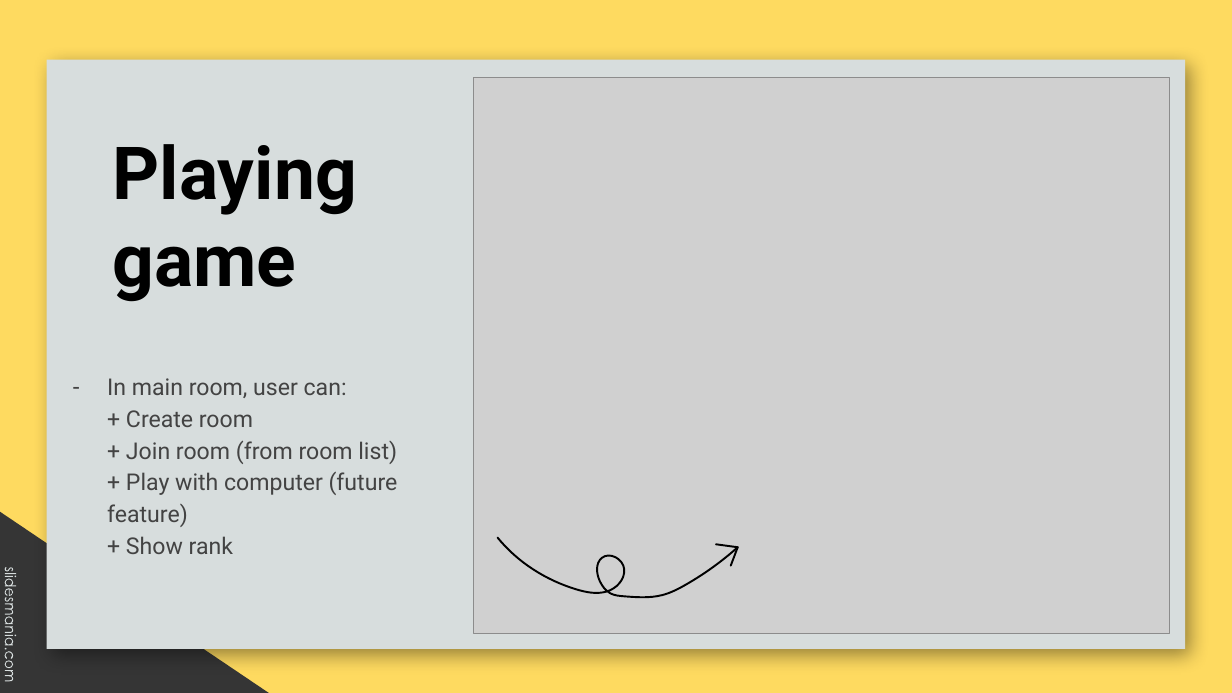
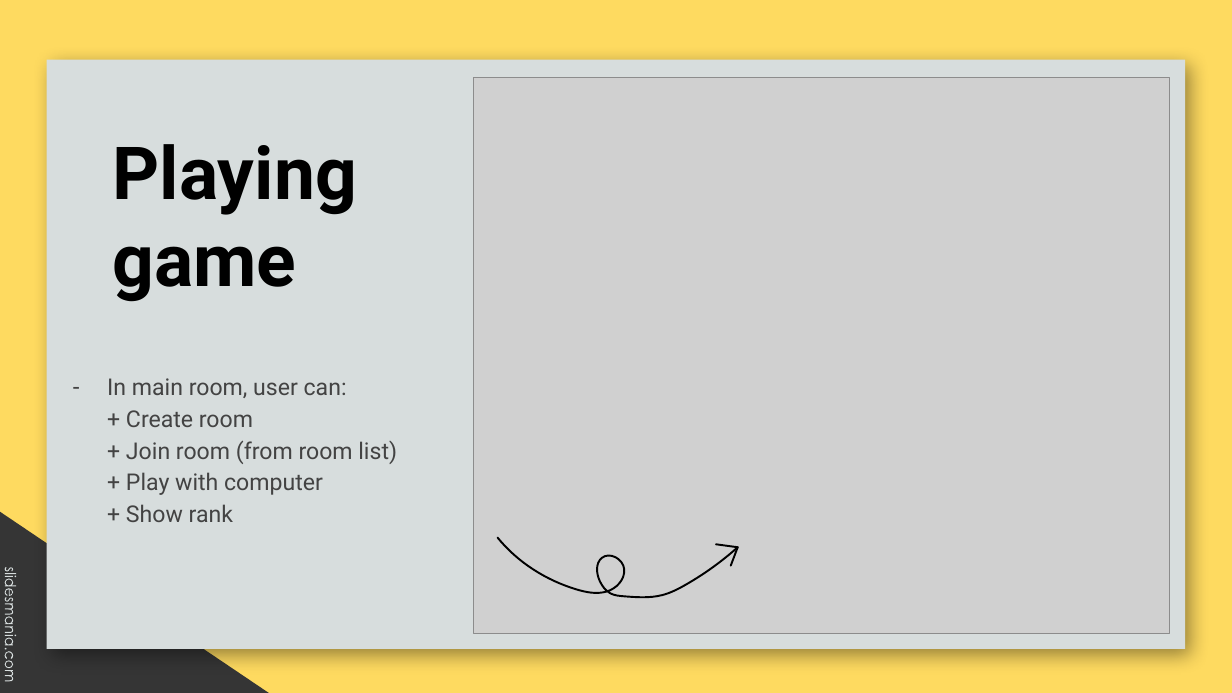
Before and after one commit to evmosss/Qt-DuoiHinhBatChu, a slide deck: slide 28 of report/report.pptx (slide 22 before the commit). Drawn at 1232x693 pixels with LibreOffice and Linux fonts; fonts in the diff are those of the drawing; grey boxes stand for pictures; background and template pictures are left out. Boxes give left, top, right and bottom in pixels: in the first picture for what was removed or moved away, otherwise in the second. Text is boxed around its words. In the diff, an @@ line names an element or a change of style, - is before the commit and + after.

```diff
--- a/report/report.pptx
+++ b/report/report.pptx
@@ text at [107, 378, 397, 522]: text changed @@
-– In main room, user can:
-  + Create room
-  + Join room (from room list)
-  + Play with computer (future feature)
-  + Show rank
+– In main room, user can:
+  + Create room
+  + Join room (from room list)
+  + Play with computer
+  + Show rank
```
Also in this commit, not shown: 14 other slides changed, 8 slides added, 10 slides removed, 7 other files.
